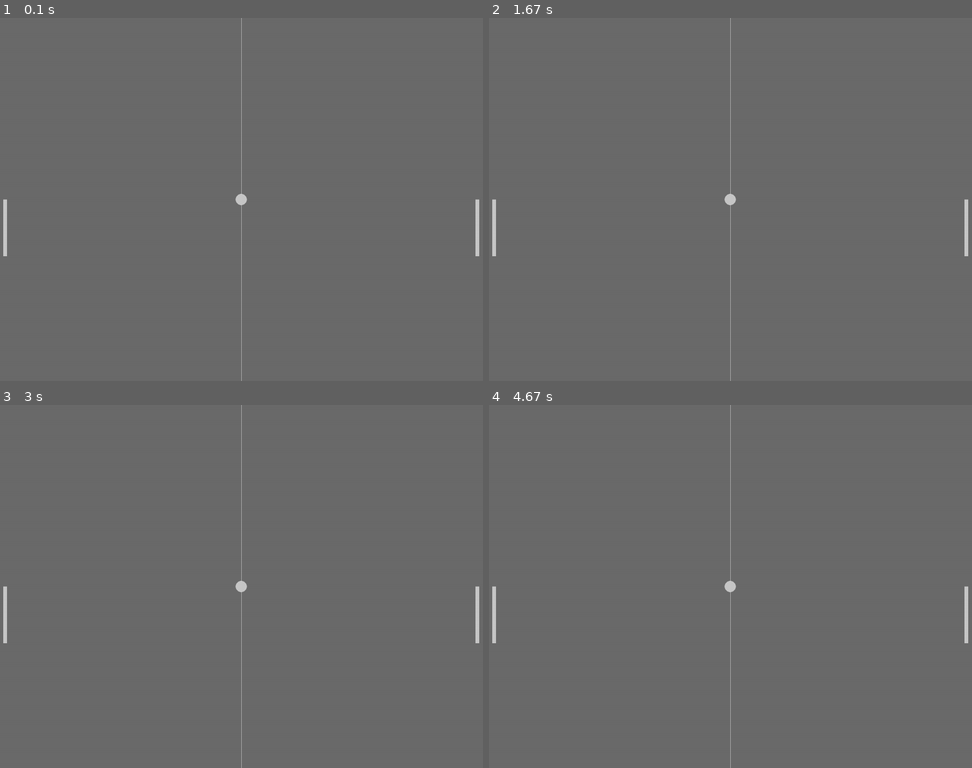
Above: before the commit, frames 1-4 (two rows, left to right).
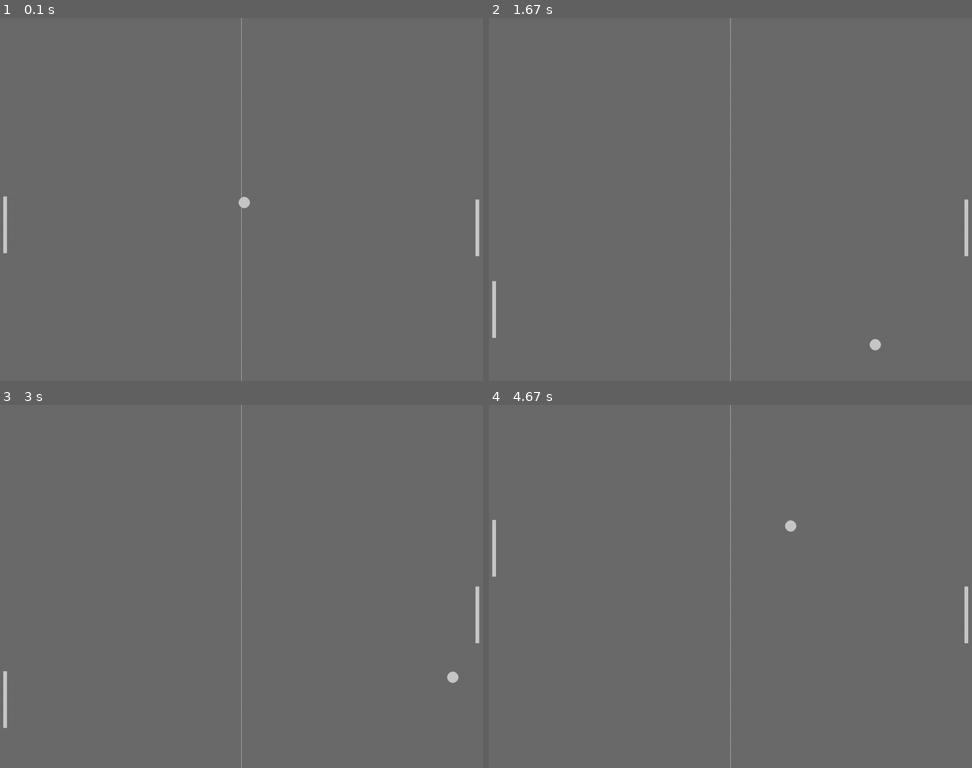
Above: after the commit, the same moments.

Repository: 100ballovby/8A_lessons_2122
Game: pygame game, started from 17_lesson_2802/02_pong_game_ball_animation.py
The game is run twice, just before and just after one commit, with the same random seed, the same clock (stepped at 60 frames per second) and the same inputs.
Inputs:
- Up to frame 1 (0.1 s): no input
- Up to frame 2 (1.67 s): no input
- Up to frame 3 (3 s): no input
- Up to frame 4 (4.67 s): no input

The runs differ from the first frame. In frame 1, less than 0.1% of the frame differs, in the area x 0-52%, y 48-66%; in frame 2, 0.4%, in the area x 0-82%, y 48-92%; in frame 3, 0.4%; in frame 4, 0.4%.

Commit message:
Adding ball animation and opponent platform ai

Diff:
--- a/17_lesson_2802/02_pong_game_ball_animation.py
+++ b/17_lesson_2802/02_pong_game_ball_animation.py
@@ -19,6 +19,50 @@
     screen.blit(msg, [x, y])
 
 
+def ball_moving(obj, s_width, s_height, plr, enm):
+    """
+    Функция перемещения шарика в пространстве
+    :param obj: игровой объект-мяч
+    :param s_width: ширина экрана
+    :param s_height: высота экрана
+    :param plr: ракетка-игрок
+    :param enm: ракетка-оппонент
+    :return: None
+    """
+    global ball_speed_x, ball_speed_y
+    obj.x += ball_speed_x
+    obj.y += ball_speed_y
+
+    if obj.top <= 0 or obj.bottom >= s_height:
+        ball_speed_y *= -1
+    if obj.left <= 0 or obj.right >= s_width:
+        ball_speed_x *= -1
+
+    if obj.colliderect(plr) or obj.colliderect(enm):
+        ball_speed_x *= -1
+
+
+def opponent_ai(obj, s_height, enm, speed):
+    """
+    Искусственный интеллект платформы-оппонента.
+    Если платформа находится выше шарика, нужно двигаться вниз,
+    если платформа ниже шарика - вверх.
+    :param obj: игровой объект-мяч
+    :param s_height: высота экрана
+    :param enm: платформа-оппонент
+    :param speed: скорость перемещения
+    :return: None
+    """
+    if enm.top < obj.y:  # если верхняя часть платформы выше У шарика
+        enm.y += speed  # опустить платформу вверх
+    if enm.bottom > obj.y:  # если нижняя часть платформы ниже У шарика
+        enm.y -= speed  # поднять платформу
+
+    if enm.top <= 0:  # если платформа зашла за верхнюю границу экрана
+        enm.top = 0  # остановить ее на верхней границе
+    elif enm.bottom >= s_height:  # если платформа ушла за нижнюю границу экрана
+        enm.bottom = s_height  # остановить ее на нижней границе
+
 W = 1280
 H = 960
 screen = pg.display.set_mode((W, H))
@@ -34,6 +78,11 @@
 platform = pg.Rect(W - 20, H // 2, 10, 150)
 opponent = pg.Rect(10, H // 2, 10, 150)
 
+# Game variables
+ball_speed_x = 8
+ball_speed_y = 8
+opponent_speed = 8
+
 finished = False
 while not finished:
     clock.tick(30)
@@ -48,4 +97,8 @@
     ellipse(screen, l_gray, ball)
     aaline(screen, l_gray, [W // 2, 0], [W // 2, H])
 
+    # Game logic
+    ball_moving(ball, W, H, platform, opponent)
+    opponent_ai(ball, H, opponent, opponent_speed)
+
     pg.display.update()
